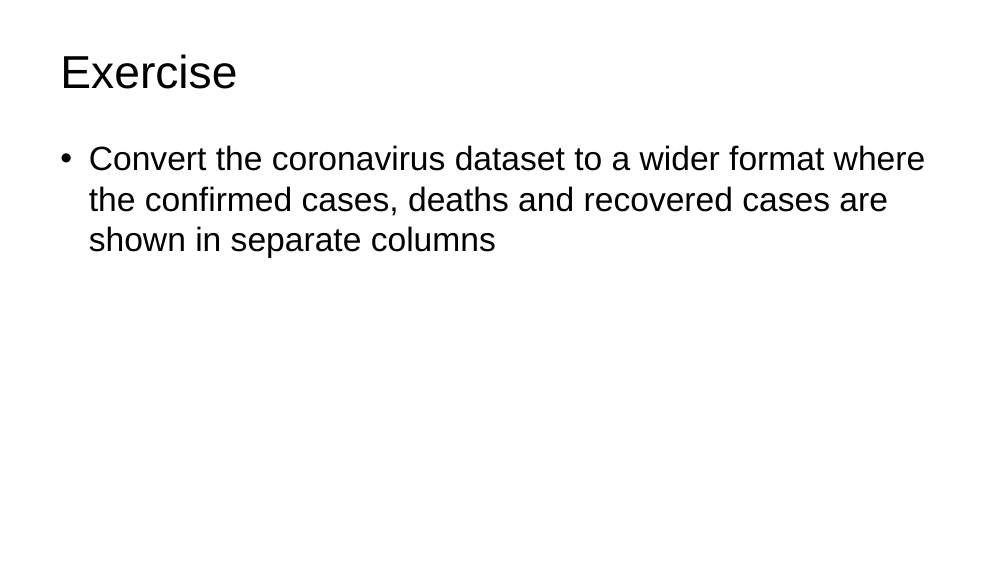
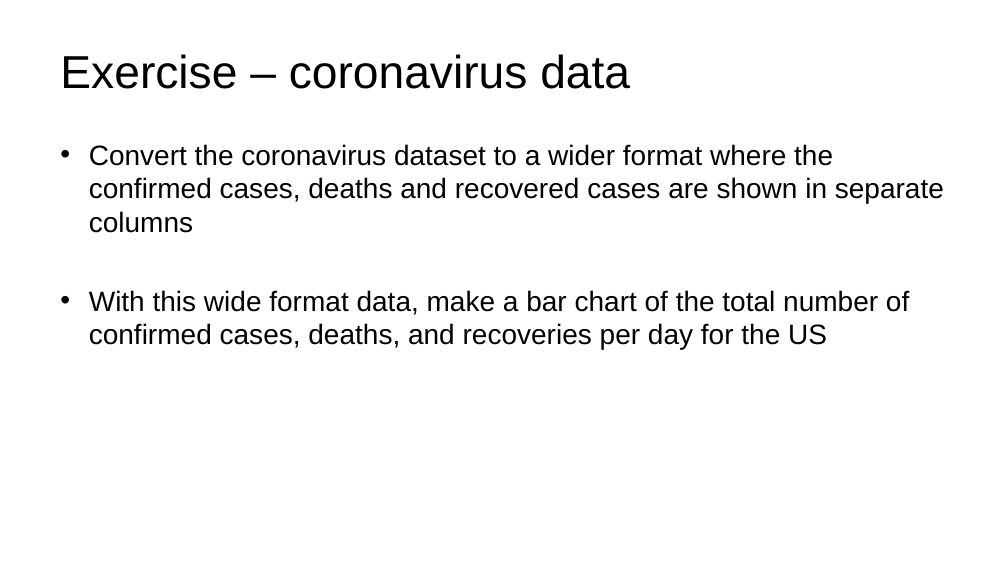
Before and after one commit to nt246/NTRES-6100-data-science, a slide deck: slide 9 of slides/Slides_tidydata.pptx (slide 8 before the commit). Drawn at 1008x567 pixels with LibreOffice and Linux fonts; fonts in the diff are those of the drawing. Boxes give left, top, right and bottom in pixels: in the first picture for what was removed or moved away, otherwise in the second. Text is boxed around its words. In the diff, an @@ line names an element or a change of style, - is before the commit and + after.

```diff
--- a/slides/Slides_tidydata.pptx
+++ b/slides/Slides_tidydata.pptx
@@ title at (60,54,630,89): text changed @@
-Exercise
+Exercise – coronavirus data
@@ text at (89,144,944,233): size 24 to 20 pt in "Convert the coronavirus dataset to a wider ..." @@
@@ text at (89,290,909,349): paragraph added @@
+• With this wide format data, make a bar chart of the total number of confirmed cases, deaths, and recoveries per day for the US
```
Also in this commit, not shown: 1 slide added, 5 other files.
